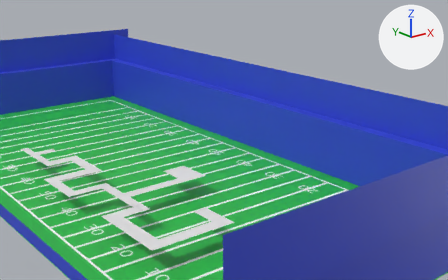
Renders of the Blender file files/maze.blend from each side of a commit.
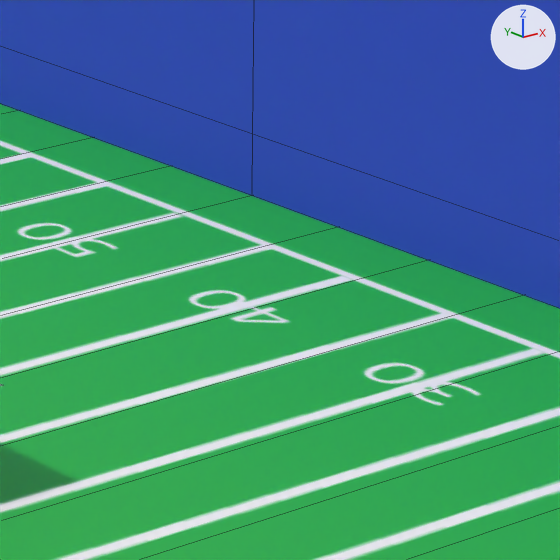
Each version is shown from a camera (50 mm lens) standing at (-49.0, -84.2, 35.7) and looking at (20.0, 2.1, 1.2), then close up on the part from 46% to 66% of the width and 40% to 73% of the height. Arrows for +X, +Y and +Z are at upper right; the lights stay in place. The close-ups show mesh edges as thin lines.

Before the edit, the objects in view are built like this:
```python
me_cube = bpy.data.meshes.new('Cube')
me_cube.from_pydata(...)  # 51 vertices, 32 faces; spans x -23.8..29.8, y -53.6..52.6, z 0.0..15.9
me_cube.materials.append(mat_material)  # picture img_stadium
me_plane = bpy.data.meshes.new('Plane')
me_plane.from_pydata(...)  # 46 vertices, 22 faces; spans x -37.0..37.0, y -79.0..79.0, z 0.0
me_plane.materials.append(mat_material_001)  # picture img_chunk_01_ground
ob_ground = bpy.data.objects.new('ground', me_plane)
ob_ground.location = (0.0, 0.0, 0.0)
ob_ground.scale = (0.64, 0.64, 1.0)
ob_stadium = bpy.data.objects.new('stadium', me_cube)
ob_stadium.location = (0.0, 0.0, 0.0)
```
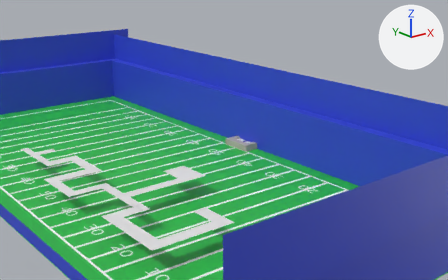
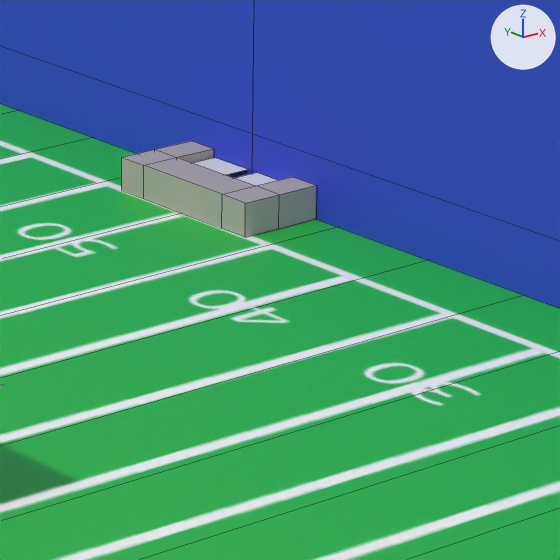
The change, as a list of edits to the scene's bpy script:
```text
Add img_desk_001:
    img_desk_001 = load_image('Desk.001', 'Desk.png', 1024, 1024, 'sRGB')
Add mat_material_006:
    mat_material_006 = principled_material('Material.006')
    mat_material_006.texture = img_desk_001
Add me_plane_will:
    me_plane_will.from_pydata([(22.2, -1.8, 0.8), (23.8, -1.8, 0.8), (22.2, -0.2, 0.8), (23.8, -0.2, 0.8)], [], [(0, 1, 3, 2)])
Add me_plane_bill:
    me_plane_bill.from_pydata([(22.2, 0.2, 0.8), (23.8, 0.2, 0.8), (22.2, 1.8, 0.8), (23.8, 1.8, 0.8)], [], [(0, 1, 3, 2)])
Add me_cube_001:
    me_cube_001.from_pydata(...)  # 24 vertices, 22 faces; spans x 21.0..23.82, y -2.93..2.93, z 0.0..1.07
    me_cube_001.materials.append(mat_material_006)  # picture img_desk_001
Add ob_plane_015:
    ob_plane_015 = bpy.data.objects.new('Plane.015', me_plane_will)
    ob_plane_015.location = (0.0, 0.0, 0.0)
Add ob_plane:
    ob_plane = bpy.data.objects.new('Plane', me_plane_bill)
    ob_plane.location = (0.0, 0.0, 0.0)
Add ob_desk:
    ob_desk = bpy.data.objects.new('desk', me_cube_001)
    ob_desk.location = (0.0, 0.0, 0.0)
```

Changed parts and their boxes (x1, y1, x2, y2) in the close-ups (560 x 560 px):
'desk', added
    after: (122, 141, 316, 237)
'Plane', added
    after: (193, 157, 248, 175)
'Plane.015', added
    after: (235, 173, 278, 186)
